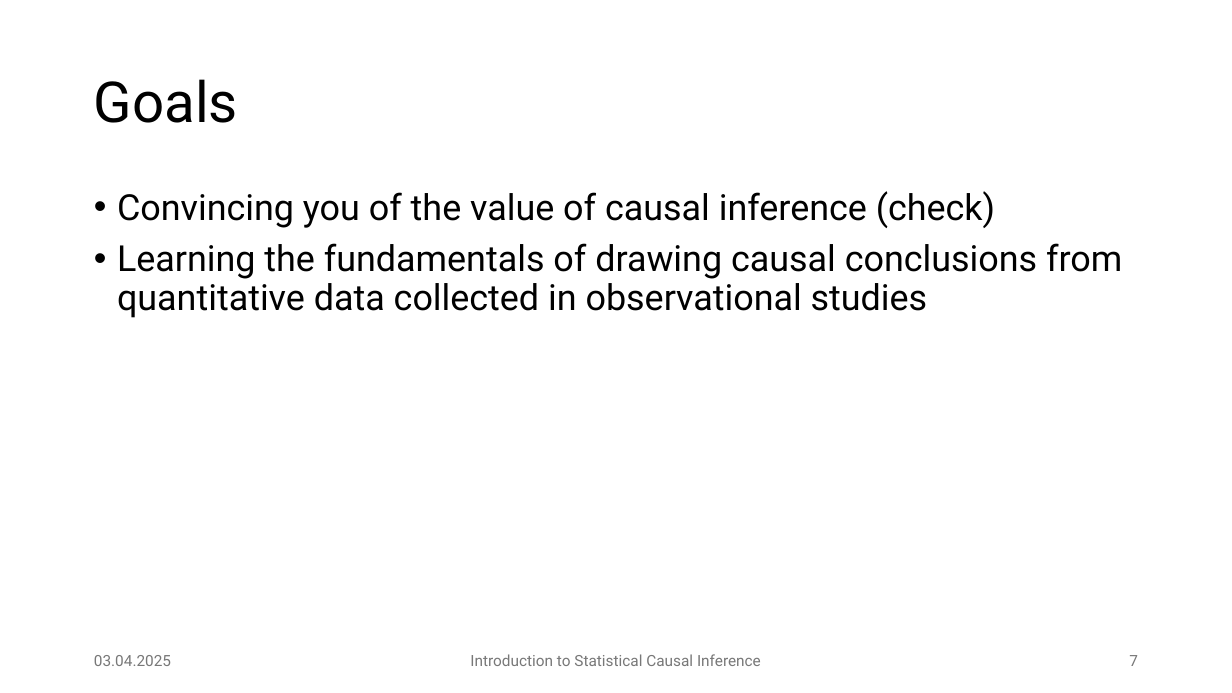
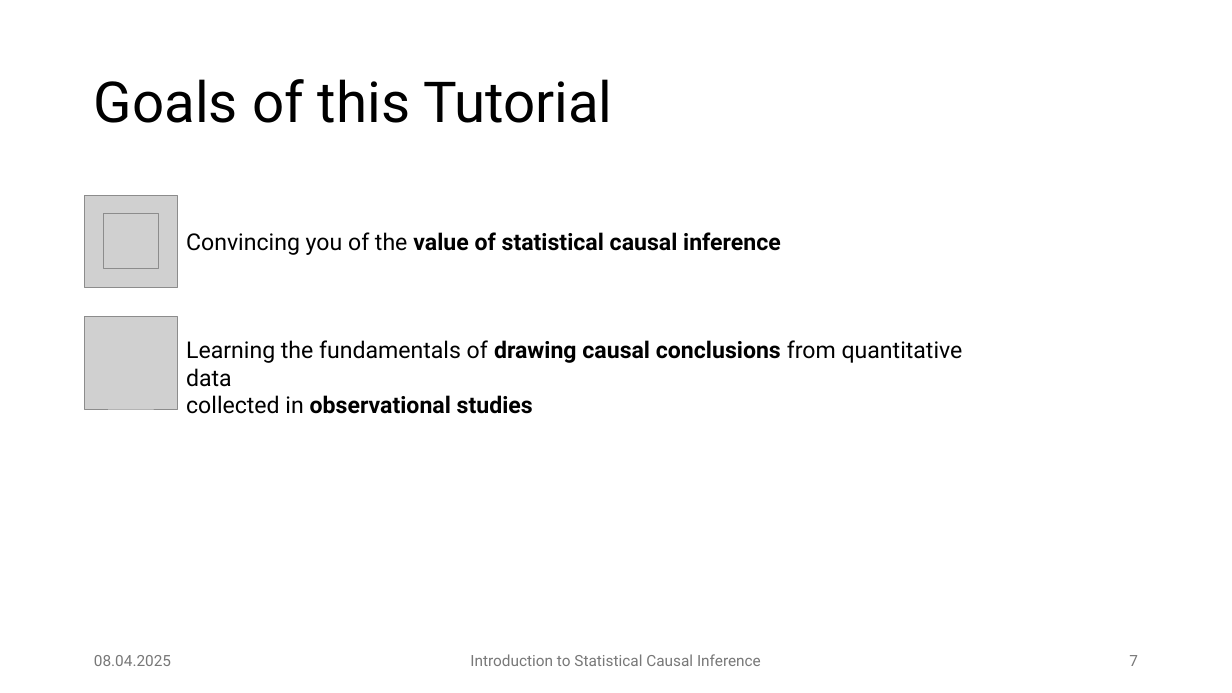
Before and after one commit to JulianFrattini/bda4sci, a slide deck: slide 7 of version2/slides/intro-sci.pptx. Drawn at 1232x693 pixels with LibreOffice and Linux fonts; fonts in the diff are those of the drawing; grey boxes stand for pictures. Boxes give left, top, right and bottom in pixels: in the first picture for what was removed or moved away, otherwise in the second. Text is boxed around its words. In the diff, an @@ line names an element or a change of style, - is before the commit and + after.

```diff
--- a/version2/slides/intro-sci.pptx
+++ b/version2/slides/intro-sci.pptx
@@ title at (94, 79, 613, 123): text changed @@
-Goals
+Goals of this Tutorial
@@ picture added at (85, 195, 177, 287) @@
@@ picture added at (104, 214, 158, 269) @@
@@ text added at (186, 232, 781, 255), 18 pt, text #000000, bold @@
+Convincing you of the value of statistical causal inference
@@ picture added at (85, 317, 177, 409) @@
@@ text at (186, 340, 963, 414): text changed; size 28 to 18 pt @@
-• Convincing you of the value of causal inference (check)
-• Learning the fundamentals of drawing causal conclusions from quantitative data collected in observational studies
+Learning the fundamentals of drawing causal conclusions from quantitative data
+collected in observational studies
@@ text at (94, 655, 171, 666): text changed @@
-03.04.2025
+08.04.2025
```
Also in this commit, not shown: 32 other slides changed, 10 slides added, 1 other file.
